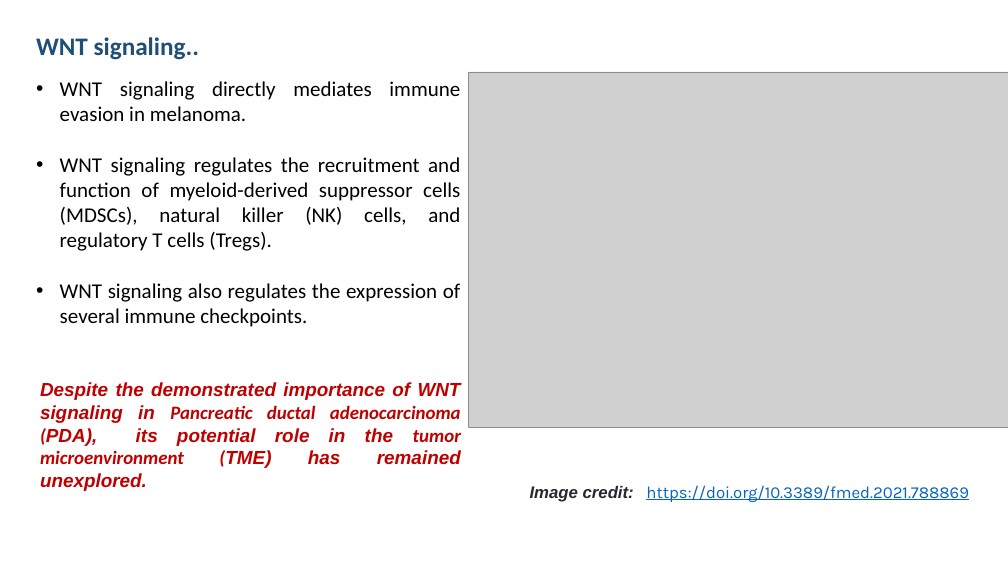
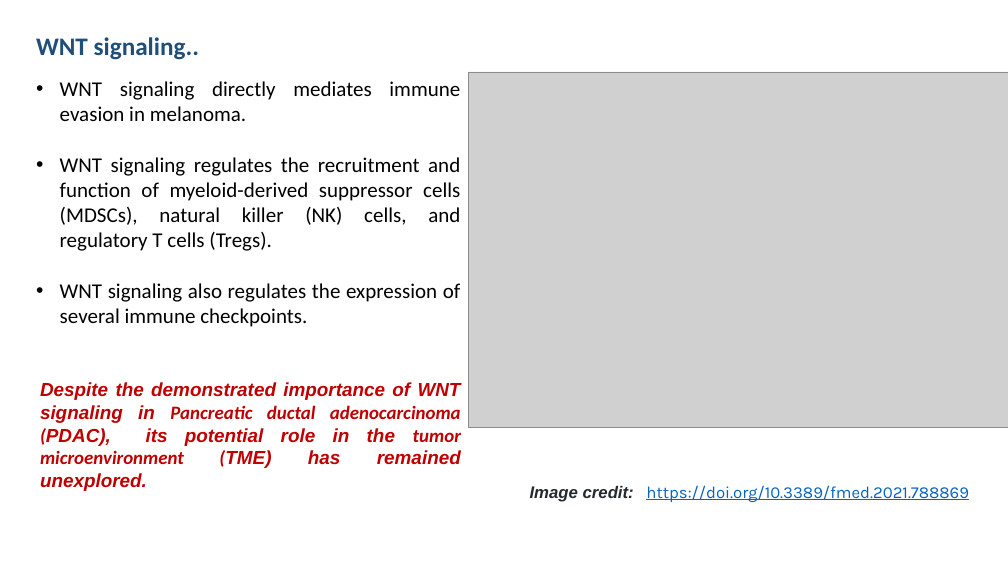
Before and after one commit to SomenMistri/intro_to_scRNA-seq, a slide deck: slide 5 of Slides/Study_design.pptx. Drawn at 1008x567 pixels with LibreOffice and Linux fonts; fonts in the diff are those of the drawing; grey boxes stand for pictures. Boxes give left, top, right and bottom in pixels: in the first picture for what was removed or moved away, otherwise in the second. Text is boxed around its words. In the diff, an @@ line names an element or a change of style, - is before the commit and + after.

```diff
--- a/Slides/Study_design.pptx
+++ b/Slides/Study_design.pptx
@@ text at <box>40,382,461,491</box>: text changed @@
-Despite the demonstrated importance of WNT signaling in Pancreatic ductal adenocarcinoma (PDA), its potential role in the tumor microenvironment (TME) has remained unexplored.
+Despite the demonstrated importance of WNT signaling in Pancreatic ductal adenocarcinoma (PDAC), its potential role in the tumor microenvironment (TME) has remained unexplored.
```
Also in this commit, not shown: 1 other slide changed, 7 other files.
